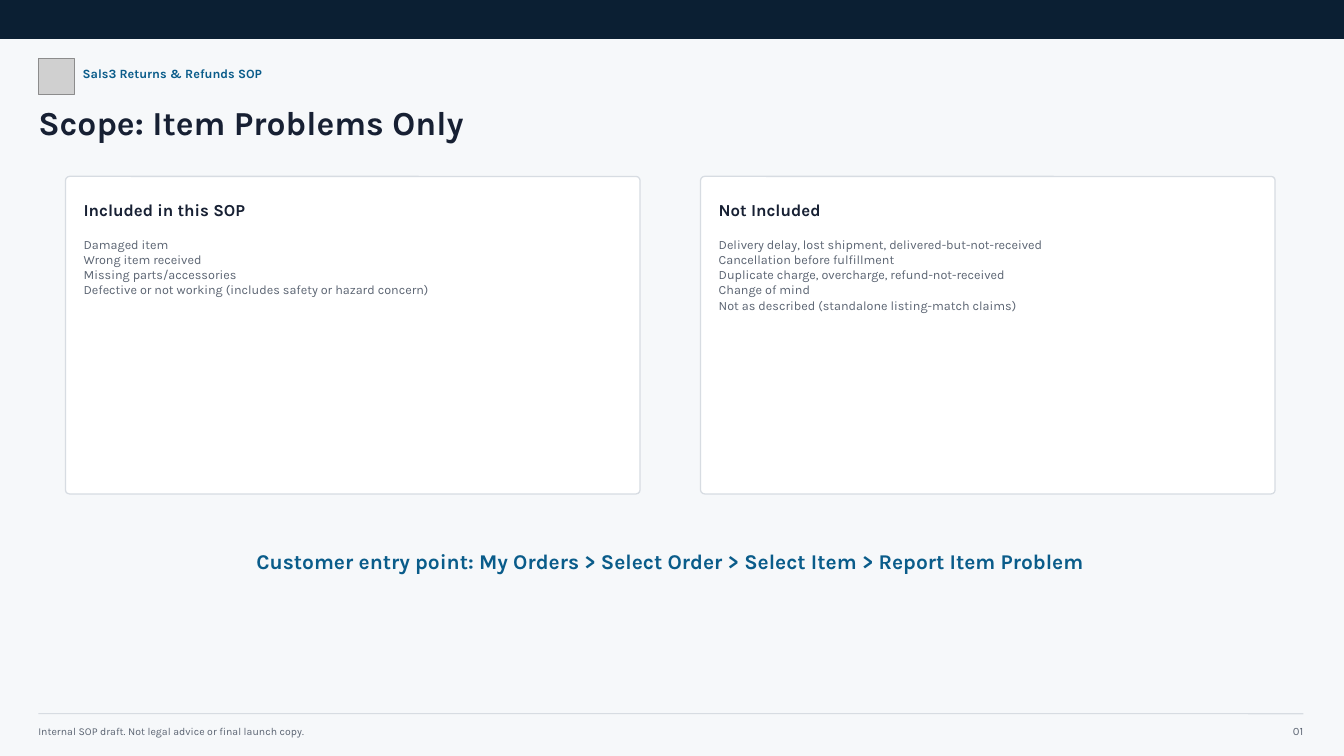
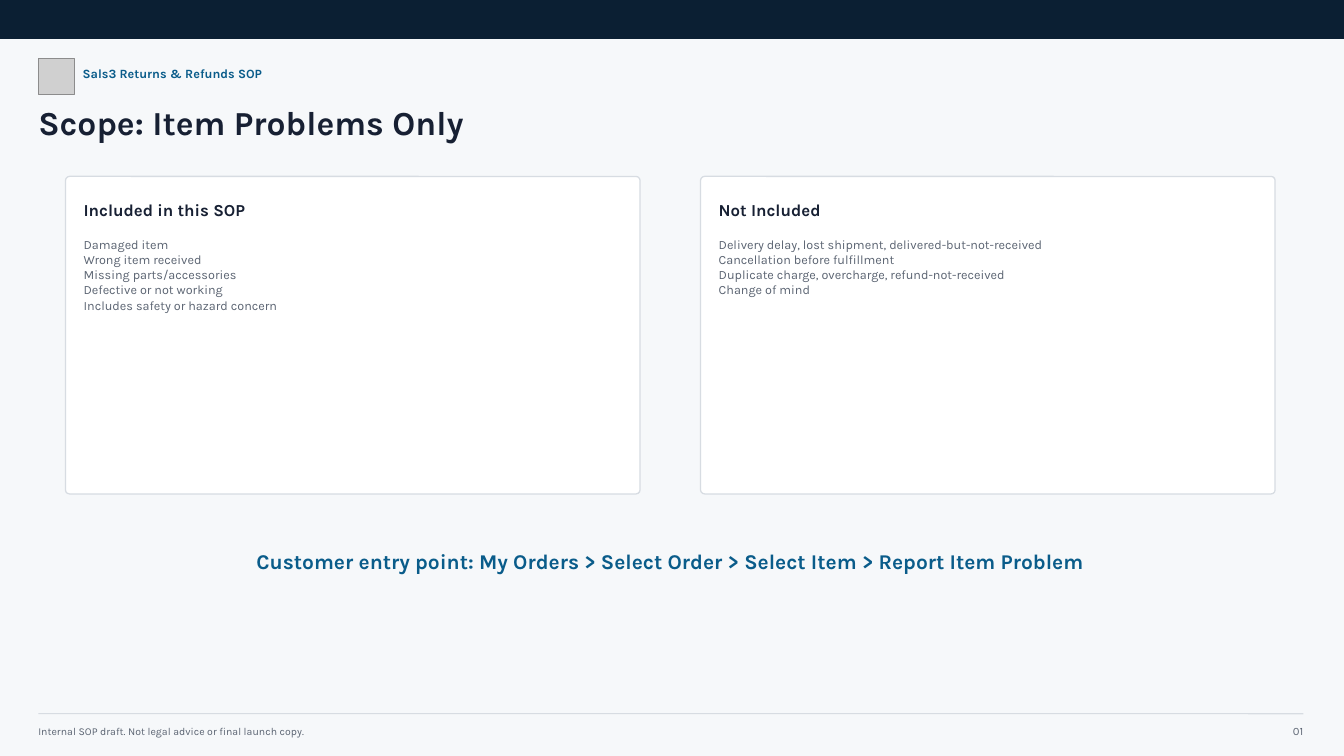
Before and after one commit to Sals3-Official/sals3-ecommerce, a slide deck: slide 2 of docs/Raw/sals3_item_problem_return_refund_sop_2026-08-31.pptx. Drawn at 1344x756 pixels with LibreOffice and Linux fonts; fonts in the diff are those of the drawing; grey boxes stand for pictures. Boxes give left, top, right and bottom in pixels: in the first picture for what was removed or moved away, otherwise in the second. Text is boxed around its words. In the diff, an @@ line names an element or a change of style, - is before the commit and + after.

```diff
--- a/docs/Raw/sals3_item_problem_return_refund_sop_2026-08-31.pptx
+++ b/docs/Raw/sals3_item_problem_return_refund_sop_2026-08-31.pptx
@@ text at box(84, 285, 277, 313): text changed @@
-Defective or not working (includes safety or hazard concern)
+Defective or not working
+Includes safety or hazard concern
@@ text at box(719, 301, 1017, 313): paragraph removed @@
-Not as described (standalone listing-match claims)
```
Also in this commit, not shown: 1 other slide changed, 4 other files.
